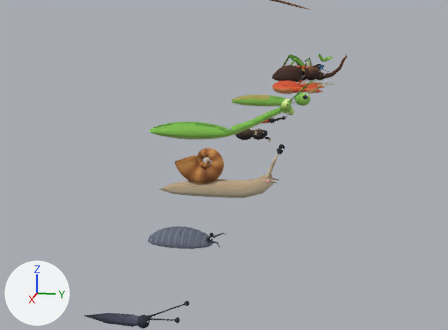
An edit to the Blender file blender/creatures_kit.blend, drawn before and after from the same camera.
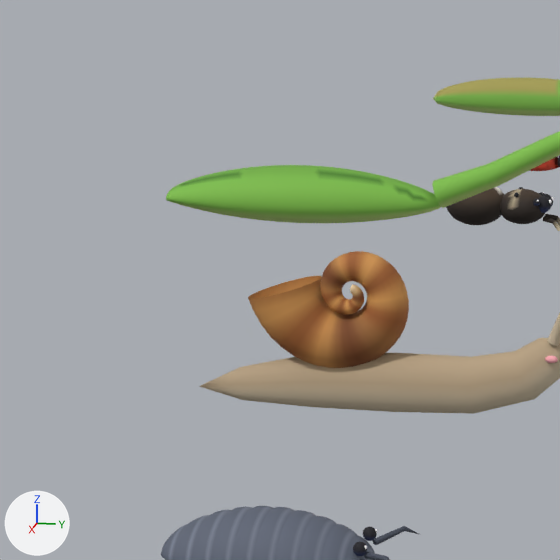
Old and new are each drawn from a camera (50 mm lens) standing at (20.973, 1.421, 2.004) and looking at (14.352, 0.097, 0.349) and again close up on the part from 22% to 60% of the width and 21% to 74% of the height. Lighting does not change. The marker at lower left points along +X, +Y and +Z. The older version's two pictures come first.

The older version as bpy lines, for what is in view:
```python
me_mantis = bpy.data.meshes.new('Mantis')
me_mantis.from_pydata(...)  # 1406 vertices, 1470 faces; spans x -0.25..0.25, y -1.25..1.17, z 0.32..1.17
me_mantis.polygons.foreach_set('use_smooth', [True] * 1470)
me_mantis.materials.append(mat_vertexcolor)
me_pillbug = bpy.data.meshes.new('PillBug')
me_pillbug.from_pydata(...)  # 1770 vertices, 1820 faces; spans x -0.17..0.17, y -0.3..0.4, z -0.019..0.129
me_pillbug.polygons.foreach_set('use_smooth', [True] * 1820)
me_pillbug.materials.append(mat_vertexcolor)
me_snail = bpy.data.meshes.new('Snail')
me_snail.from_pydata(...)  # 1681 vertices, 1732 faces; spans x -0.135..0.135, y -0.66..0.766, z -0.025..0.595
me_snail.polygons.foreach_set('use_smooth', [True] * 1732)
me_snail.materials.append(mat_vertexcolor)
ob_mantis = bpy.data.objects.new('Mantis', me_mantis)
ob_mantis.location = (12.868, 0.0, 0.0)
ob_pillbug = bpy.data.objects.new('PillBug', me_pillbug)
ob_pillbug.location = (15.868, 0.0, 0.0)
ob_snail = bpy.data.objects.new('Snail', me_snail)
ob_snail.location = (14.368, 0.0, 0.0)
# also in view: 'Spider' at (11.368, -0.03, 0.137); 'Grasshopper' at (8.368, 0.12, 0.385)
```
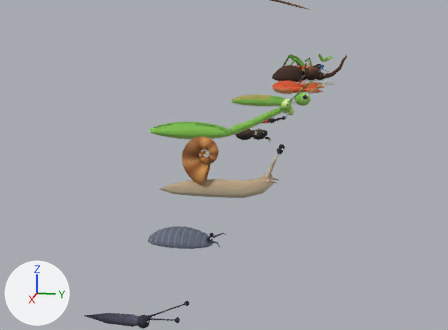
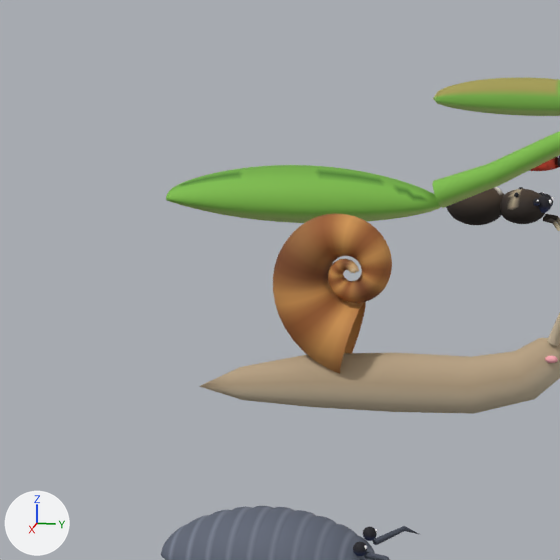
Pixel boxes [x1, y1, x2, y2] of what changed, in the close-ups (560 x 560 px; the box of a moved part takes in the faces that stretch with it):
'Snail', reshaped: before [199, 251, 560, 414]; after [199, 213, 560, 414]
part 1 of me_snail, moved or reshaped: before [248, 251, 409, 368]; after [273, 213, 392, 374]

What the commit changed:
me_snail is used by ob_snail; location (14.368, 0.0, 0.0).
me_snail had 1681 vertices, 1732 faces and spanned x -0.135..0.135, y -0.66..0.766, z -0.025..0.595.
me_snail now has 1681 vertices, 1732 faces and spans x -0.135..0.135, y -0.66..0.766, z -0.025..0.669.
me_snail part 1: 1243 of 1681 vertices moved; they spanned x -0.134..0.134, y -0.467..0.099, z 0.123..0.544 and now span x -0.134..0.134, y -0.377..0.044, z 0.103..0.669; mean shift (0.0, -0.018, 0.088); largest move (0.023, -0.467, 0.364) -> (0.023, -0.062, 0.357).
